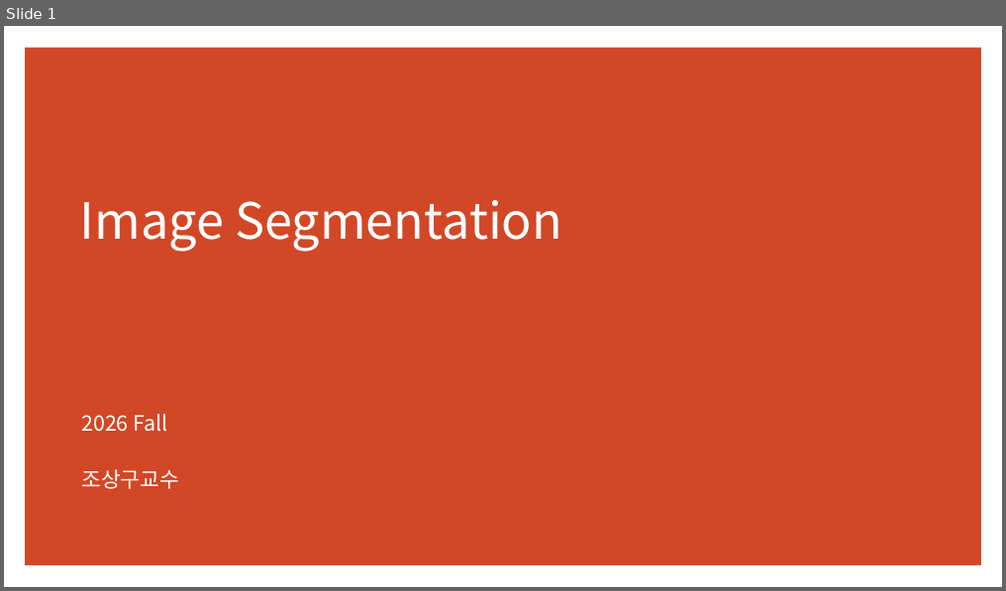
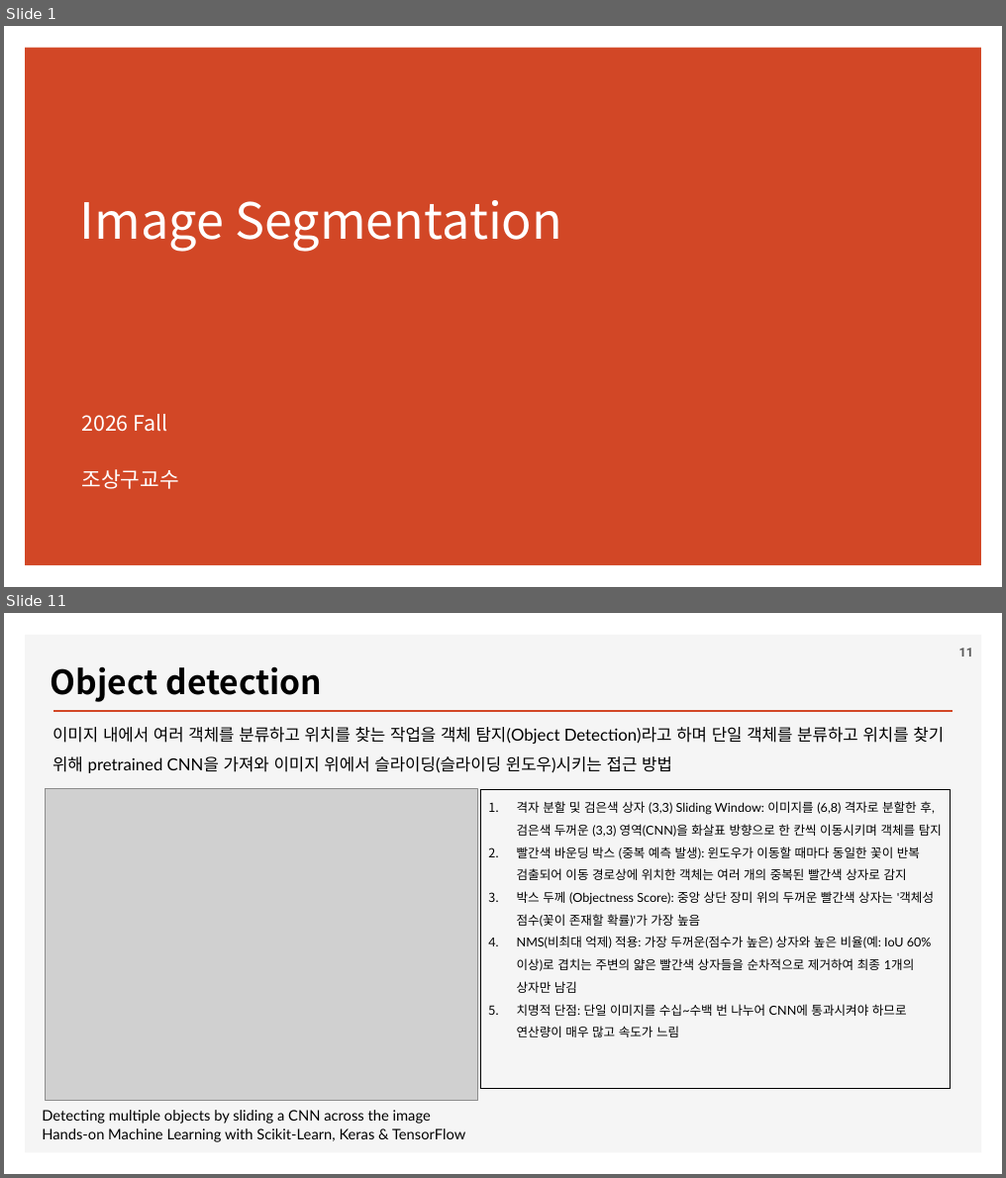
Before and after one commit to ancestor9/2026_Fall_Deep-Learning-with-Python, a slide deck: Chapter 11 Image segmentation.pptx. Shown one above the other, each under a label of ours: slide 1 before the commit, slides 1 and 11 after it; the slides between them are not shown. The pictures are 1006x591 and 1006x1178 pixels, drawn with LibreOffice and Linux fonts; fonts in the diff are those of the drawing; grey boxes stand for pictures; background and template pictures are left out. Boxes give left, top, right and bottom in pixels: in the first picture for what was removed or moved away, otherwise in the second. Text is boxed around its words. In the diff, an @@ line names an element or a change of style, - is before the commit and + after.

```diff
--- a/Chapter 11 Image segmentation.pptx
+++ b/Chapter 11 Image segmentation.pptx
@@ slide 11 added at [4,613,1002,1174], background #FFFFFF @@
@@ rectangle added at [25,635,982,1154], fill #F5F5F5 @@
@@ text added at [51,666,322,702], 32 pt, text #000000, bold @@
+Object detection
@@ page number added at [959,648,973,657], 12 pt, text #595959, bold @@
+11
@@ text added at [53,727,944,773], 16 pt, text #000000 @@
+이미지 내에서 여러 객체를 분류하고 위치를 찾는 작업을 객체 탐지(Object Detection)라고 하며 단일 객체를 분류하고 위치를 찾기 위해 pretrained CNN을 가져와 이미지 위에서 슬라이딩(슬라이딩 윈도우)시키는 접근 방법
@@ line added from (54, 711) to (952, 711), #D24726 2 pt @@
@@ picture added at [46,789,478,1100] @@
@@ rectangle added at [481,789,950,1090], outline #000000 0.75 pt, 12 pt, text #000000 @@
+1. 격자 분할 및 검은색 상자 (3,3) Sliding Window: 이미지를 (6,8) 격자로 분할한 후, 검은색 두꺼운 (3,3) 영역(CNN)을 화살표 방향으로 한 칸씩 이동시키며 객체를 탐지
+2. 빨간색 바운딩 박스 (중복 예측 발생): 윈도우가 이동할 때마다 동일한 꽃이 반복 검출되어 이동 경로상에 위치한 객체는 여러 개의 중복된 빨간색 상자로 감지
+3. 박스 두께 (Objectness Score): 중앙 상단 장미 위의 두꺼운 빨간색 상자는 '객체성 점수(꽃이 존재할 확률)'가 가장 높음
+4. NMS(비최대 억제) 적용: 가장 두꺼운(점수가 높은) 상자와 높은 비율(예: IoU 60% 이상)로 겹치는 주변의 얇은 빨간색 상자들을 순차적으로 제거하여 최종 1개의 상자만 남김
+5. 치명적 단점: 단일 이미지를 수십~수백 번 나누어 CNN에 통과시켜야 하므로 연산량이 매우 많고 속도가 느림
@@ text added at [42,1110,431,1124], 14 pt, text #000000 @@
+Detecting multiple objects by sliding a CNN across the image
@@ text added at [42,1129,465,1143], 14 pt, text #000000 @@
+Hands-on Machine Learning with Scikit-Learn, Keras & TensorFlow
```
Also in this commit, not shown: 11 slides changed, 14 other slides added.
